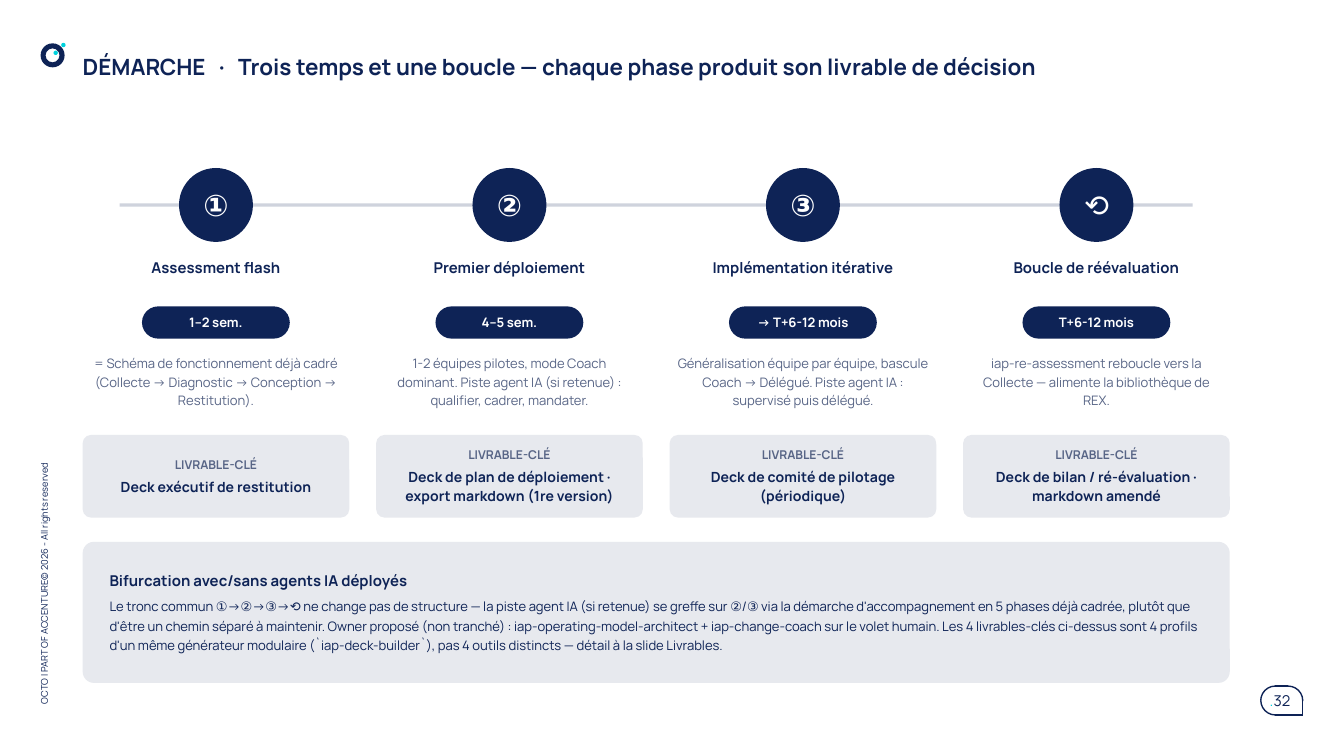
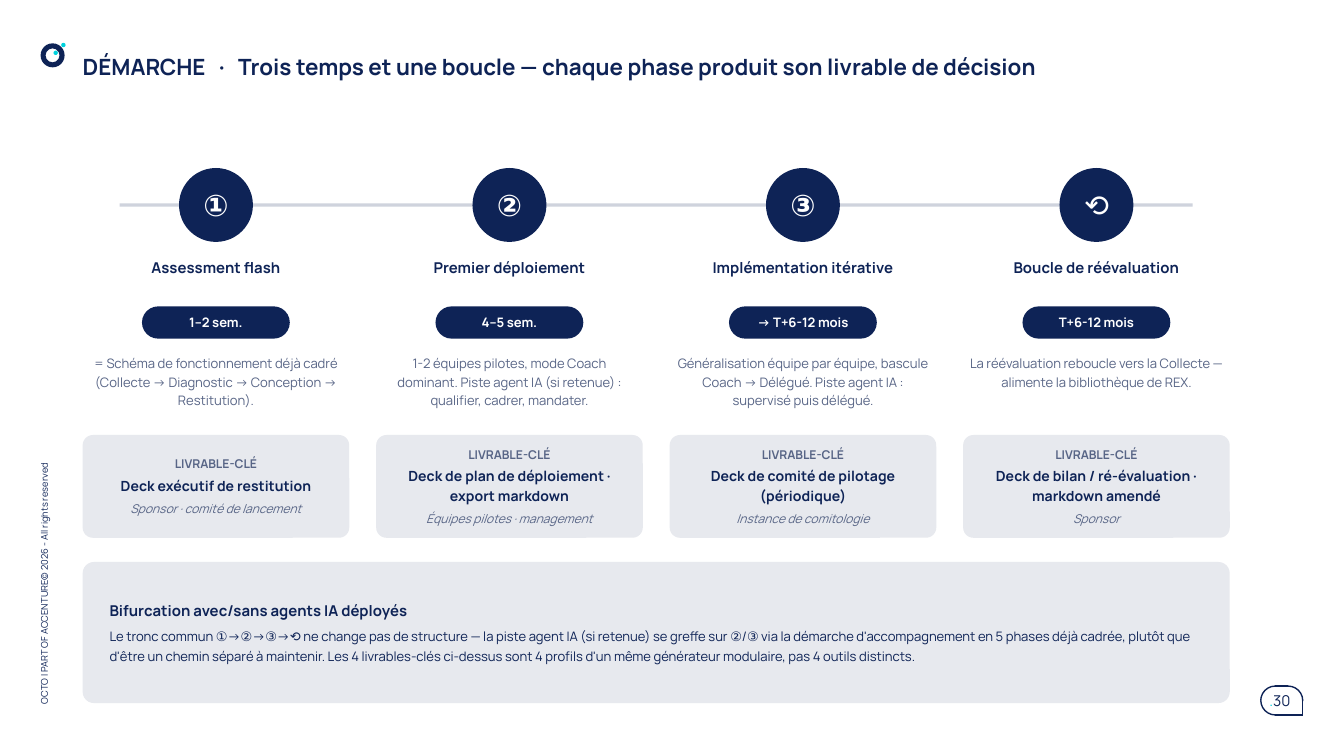
Before and after one commit to claudecamus-dot/Vscode3, a slide deck: slide 30 of docs/cadrage-ppt/bmad-iap-cadrage-synthese.pptx (slide 32 before the commit). Drawn at 1344x756 pixels with LibreOffice and Linux fonts; fonts in the diff are those of the drawing. Boxes give left, top, right and bottom in pixels: in the first picture for what was removed or moved away, otherwise in the second. Text is boxed around its words. In the diff, an @@ line names an element or a change of style, - is before the commit and + after.

```diff
--- a/docs/cadrage-ppt/bmad-iap-cadrage-synthese.pptx
+++ b/docs/cadrage-ppt/bmad-iap-cadrage-synthese.pptx
@@ text at [970, 358, 1210, 390]: text changed @@
-iap-re-assessment reboucle vers la Collecte — alimente la bibliothèque de REX.
+La réévaluation reboucle vers la Collecte — alimente la bibliothèque de REX.
@@ rounded rectangle: place and size @@
-rounded rectangle at [82, 435, 348, 517]
+rounded rectangle at [82, 435, 348, 539]
@@ rounded rectangle: place and size @@
-rounded rectangle at [376, 435, 642, 517]
+rounded rectangle at [376, 435, 642, 539]
@@ rounded rectangle: place and size @@
-rounded rectangle at [669, 435, 935, 517]
+rounded rectangle at [669, 435, 935, 539]
@@ rounded rectangle: place and size @@
-rounded rectangle at [964, 435, 1230, 517]
+rounded rectangle at [964, 435, 1230, 539]
@@ text at [408, 469, 604, 526]: text changed @@
-Deck de plan de déploiement · export markdown (1re version)
+Deck de plan de déploiement · export markdown
+Équipes pilotes · management
@@ text at [130, 503, 301, 516]: paragraph added @@
+Sponsor · comité de lancement
@@ text at [736, 514, 869, 526]: paragraph added @@
+Instance de comitologie
@@ text at [1073, 514, 1120, 526]: paragraph added @@
+Sponsor
@@ rounded rectangle: place and size @@
-rounded rectangle at [82, 542, 1230, 683]
+rounded rectangle at [82, 562, 1230, 703]
@@ text "Bifurcation avec/sans agents IA déployés": place and size @@
-text "Bifurcation avec/sans agents IA déployés" at [110, 574, 1198, 654]
+text "Bifurcation avec/sans agents IA déployés" at [110, 604, 1190, 665]
@@ text at [110, 630, 1190, 665]: text changed @@
-Le tronc commun ①→②→③→⟲ ne change pas de structure — la piste agent IA (si retenue) se greffe sur ②/③ via la démarche d'accompagnement en 5 phases déjà cadrée, plutôt que d'être un chemin séparé à maintenir. Owner proposé (non tranché) : iap-operating-model-architect + iap-change-coach sur le volet humain. Les 4 livrables-clés ci-dessus sont 4 profils d'un même générateur modulaire (`iap-deck-builder`), pas 4 outils distincts — détail à la slide Livrables.
+Le tronc commun ①→②→③→⟲ ne change pas de structure — la piste agent IA (si retenue) se greffe sur ②/③ via la démarche d'accompagnement en 5 phases déjà cadrée, plutôt que d'être un chemin séparé à maintenir. Les 4 livrables-clés ci-dessus sont 4 profils d'un même générateur modulaire, pas 4 outils distincts.
@@ page number at [1269, 695, 1290, 707]: text changed @@
-.32
+.30
```
Also in this commit, not shown: 4 other slides changed, 1 slide added, 5 slides removed, 3 other files.
